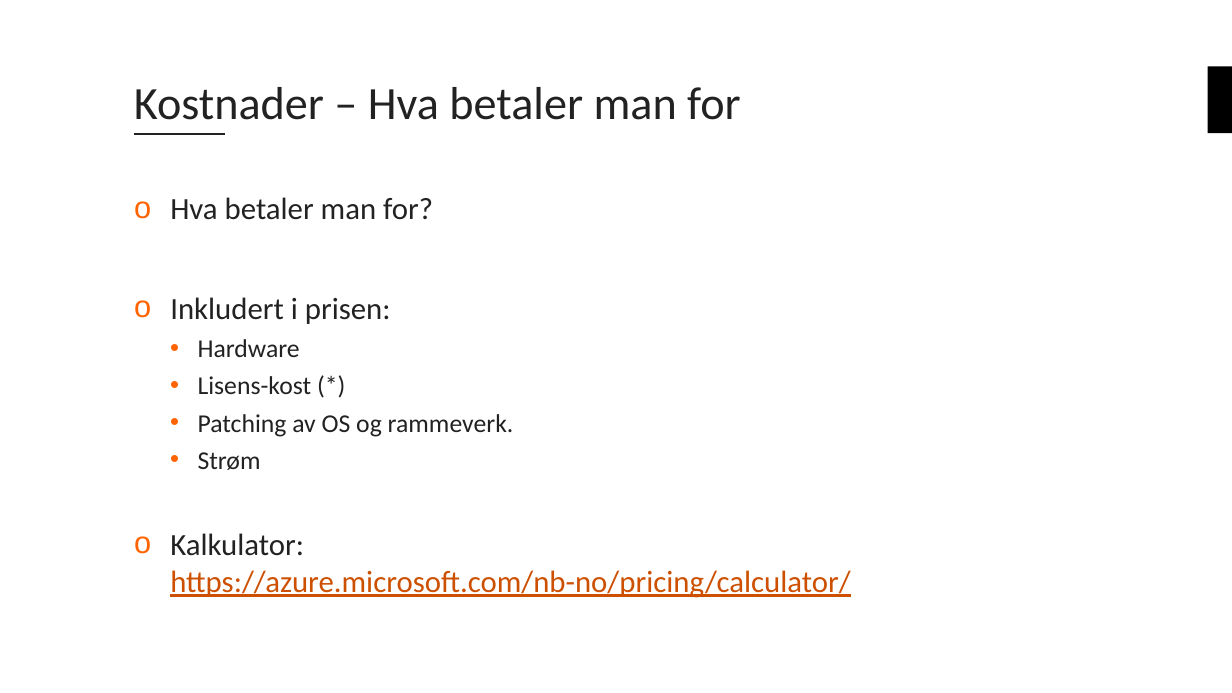
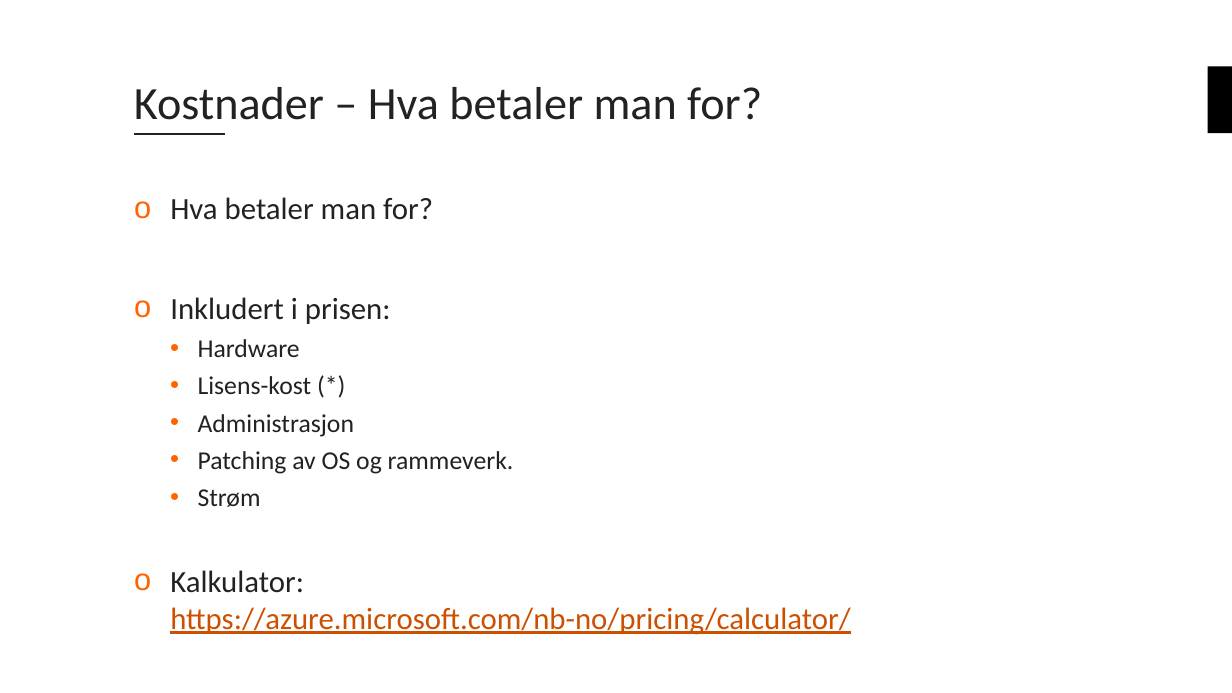
Before and after one commit to bouvet/azure-workshops, a slide deck: slide 11 of Workshop_1/Presentation/Azureskolen-Workshop#1.pptx. Drawn at 1232x693 pixels with LibreOffice and Linux fonts; fonts in the diff are those of the drawing; background and template pictures are left out. Boxes give left, top, right and bottom in pixels: in the first picture for what was removed or moved away, otherwise in the second. Text is boxed around its words. In the diff, an @@ line names an element or a change of style, - is before the commit and + after.

```diff
--- a/Workshop_1/Presentation/Azureskolen-Workshop#1.pptx
+++ b/Workshop_1/Presentation/Azureskolen-Workshop#1.pptx
@@ title at [134, 87, 762, 120]: text changed @@
-Kostnader – Hva betaler man for
+Kostnader – Hva betaler man for?
@@ text at [198, 414, 355, 437]: paragraph added @@
+  • Administrasjon
```
Also in this commit, not shown: 3 other slides changed, 2 slides added, 1 slide removed.
